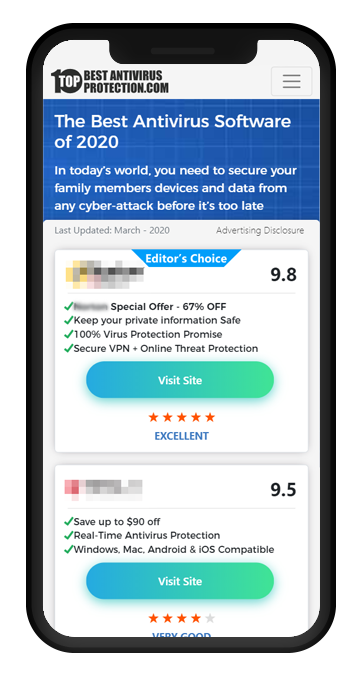
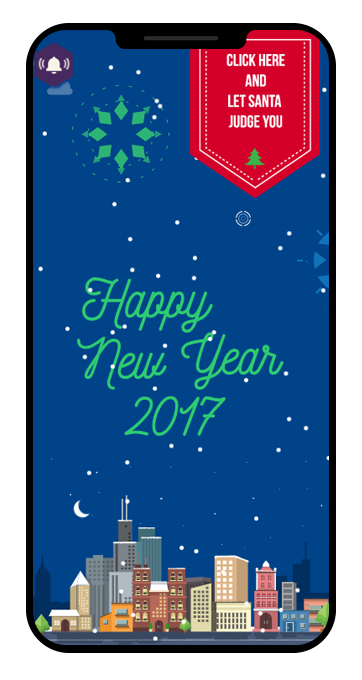
Layers edited between the first and the second 362 x 680 image:
added layer "Layer 6" above "Layer 3" over bbox(26, 23, 336, 653)
hid "Layer 2", painted on it over bbox(34, 40, 329, 653)
added layer "Layer 4" above "Vector Smart Object" over bbox(26, 23, 336, 653)
painted on "Vector Smart Object" (1st of 2) over bbox(33, 30, 329, 645)
painted on "Vector Smart Object" (2nd of 2) over bbox(26, 23, 336, 653)
